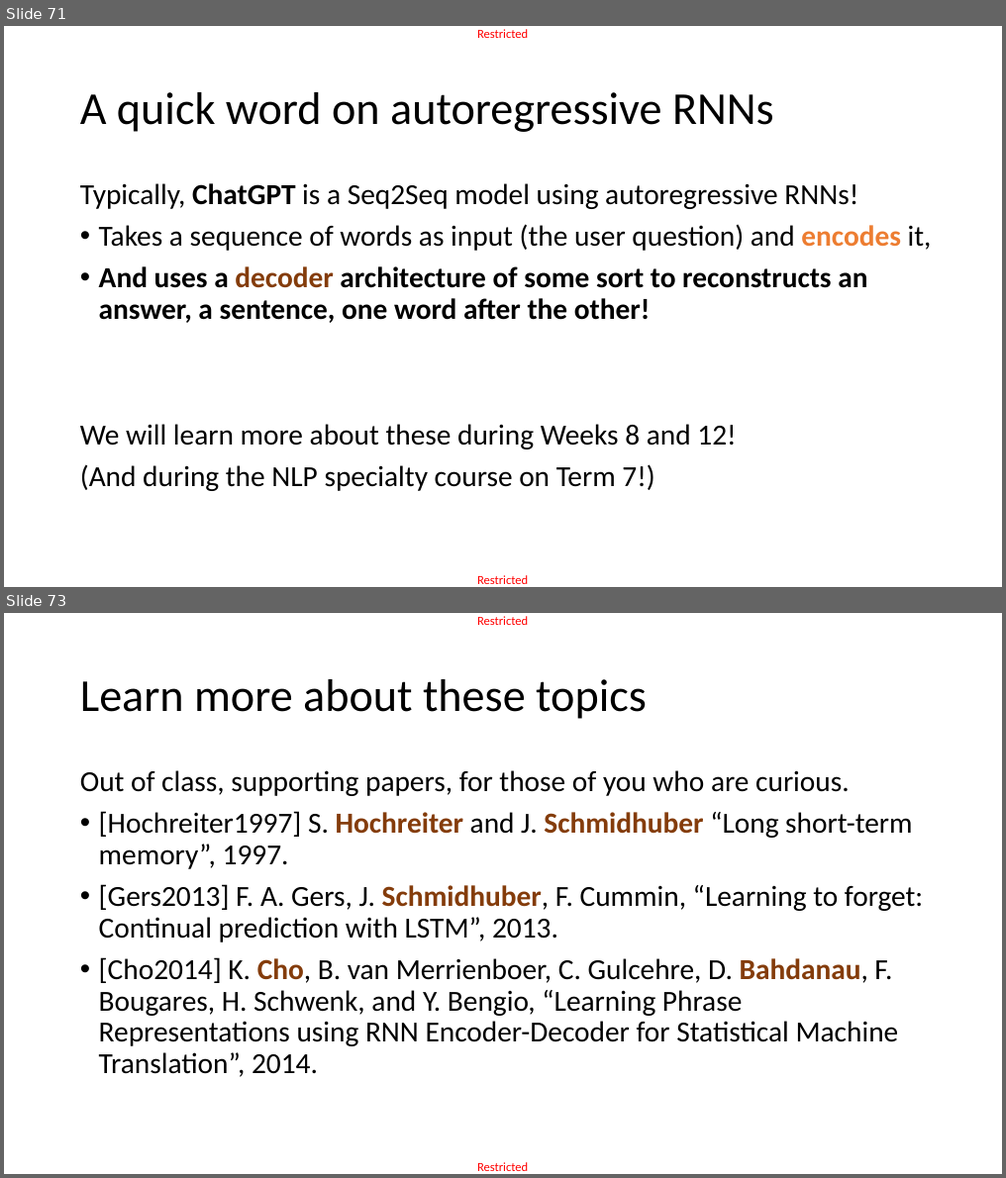
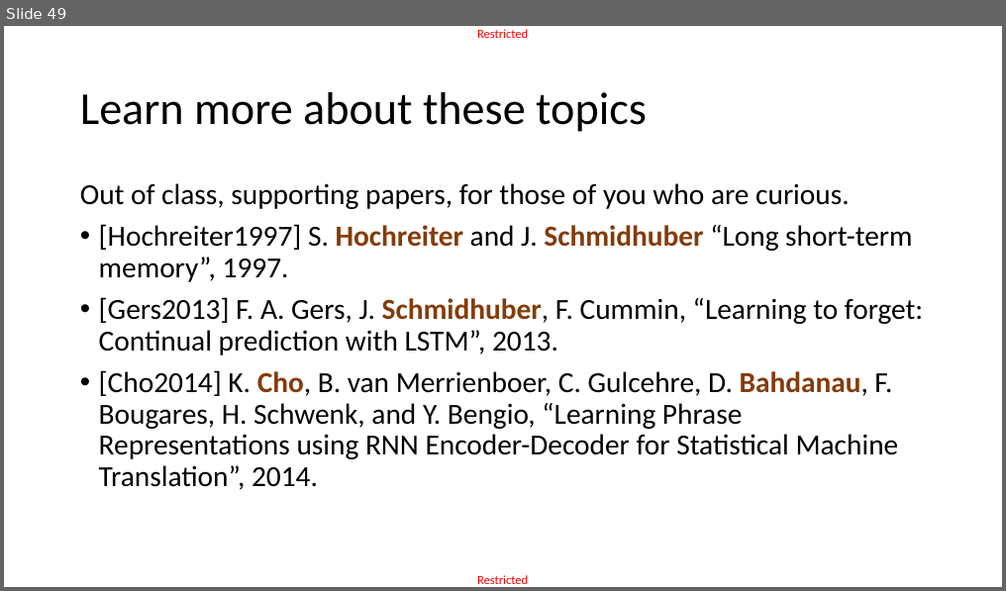
Before and after one commit to matthieudemari/SUTD_DL_50_039, a slide deck: W6/2. W6S2 final/W6S2.pptx. Shown one above the other, each under a label of ours: slides 71 and 73 before the commit, slide 49 after it; the slides between them are not shown. The pictures are 1006x1178 and 1006x591 pixels, drawn with LibreOffice and Linux fonts; fonts in the diff are those of the drawing. Boxes give left, top, right and bottom in pixels: in the first picture for what was removed or moved away, otherwise in the second. Text is boxed around its words. In the diff, an @@ line names an element or a change of style, - is before the commit and + after.

Commit message:
Minor changes after teaching W6. Preparing to split W6S and W6S3 again.

```diff
--- a/W6/2. W6S2 final/W6S2.pptx
+++ b/W6/2. W6S2 final/W6S2.pptx
@@ slide 71 removed at bbox=[4, 26, 1002, 587], background #FFFFFF; not listed: 2 template elements that a slide beside it also shows @@
@@ title removed at bbox=[80, 92, 774, 132] @@
-A quick word on autoregressive RNNs
@@ text removed at bbox=[80, 183, 932, 491] @@
-Typically, ChatGPT is a Seq2Seq model using autoregressive RNNs!
-• Takes a sequence of words as input (the user question) and encodes it,
-• And uses a decoder architecture of some sort to reconstructs an answer, a sentence, one word after the other!
-We will learn more about these during Weeks 8 and 12!
-(And during the NLP specialty course on Term 7!)
@@ what was slide 73 is now slide 49 @@
```
Also in this commit, not shown: 9 slides changed, 2 slides added, 25 other slides removed, 13 other files.
